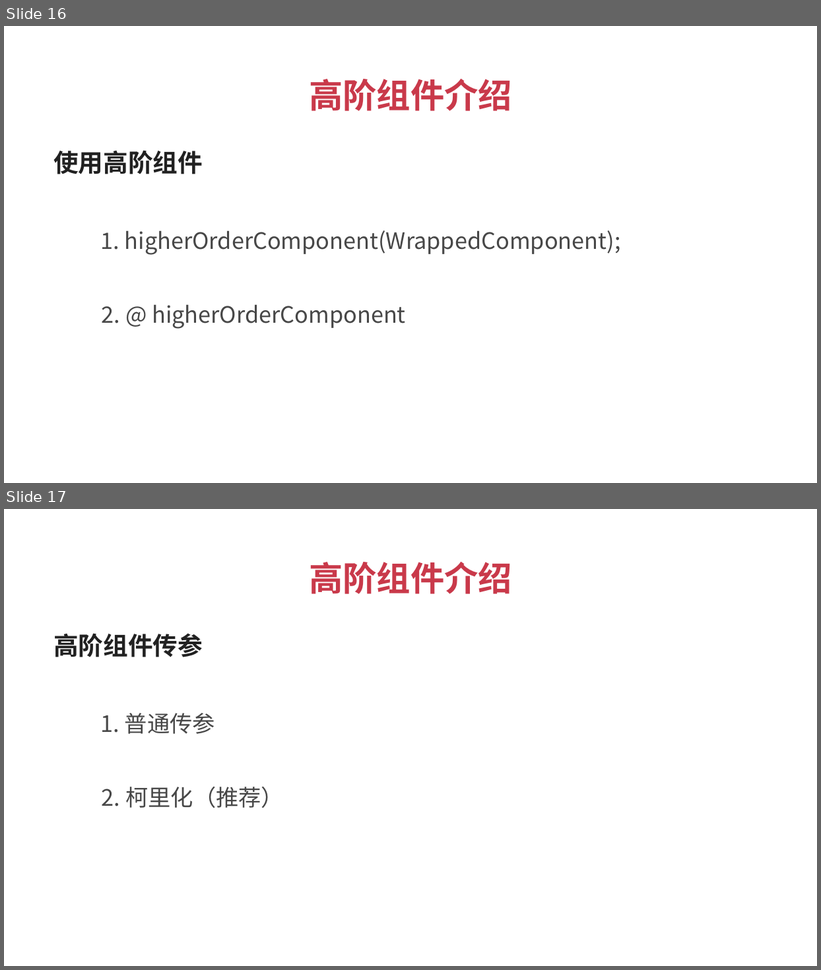
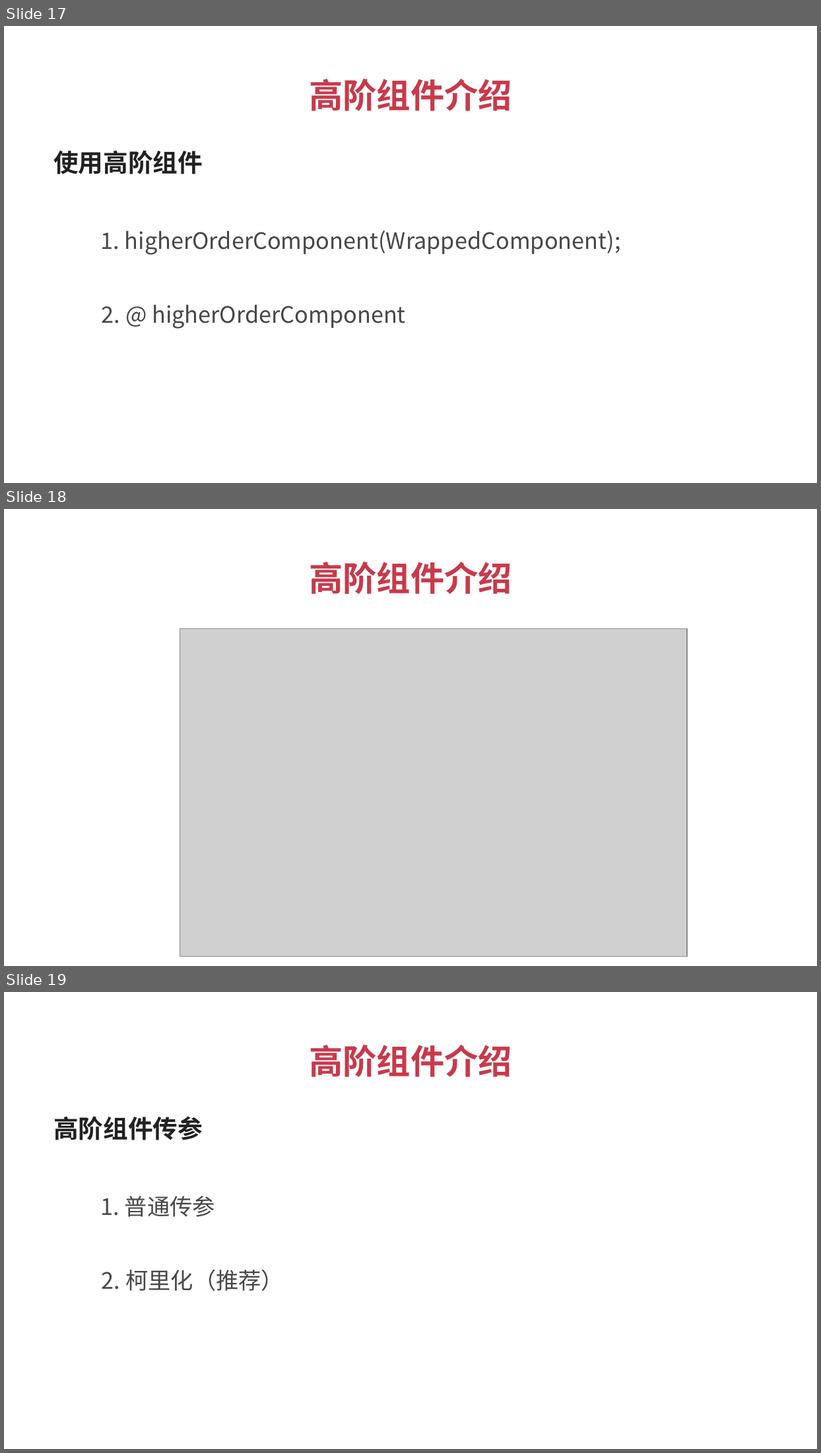
Before and after one commit to super918180/imooc, a slide deck: React高级教程之高阶组件-课程PPT.pptx. Shown one above the other, each under a label of ours: slides 16 and 17 before the commit, slides 17, 18 and 19 after it. The pictures are 821x970 and 821x1453 pixels, drawn with LibreOffice and Linux fonts; fonts in the diff are those of the drawing; grey boxes stand for pictures. Boxes give left, top, right and bottom in pixels: in the first picture for what was removed or moved away, otherwise in the second. Text is boxed around its words. In the diff, an @@ line names an element or a change of style, - is before the commit and + after.

```diff
--- a/React高级教程之高阶组件-课程PPT.pptx
+++ b/React高级教程之高阶组件-课程PPT.pptx
@@ slide 18 added at [4, 509, 817, 966], background #FFFFFF @@
@@ text added at [309, 562, 512, 594], 30 pt, text #C9394A, bold @@
+高阶组件介绍
@@ picture added at [180, 628, 688, 956] @@
@@ what was slide 16 is now slide 17 @@
@@ what was slide 17 is now slide 19 @@
```
Also in this commit, not shown: 1 other slide added, 31 other files.
